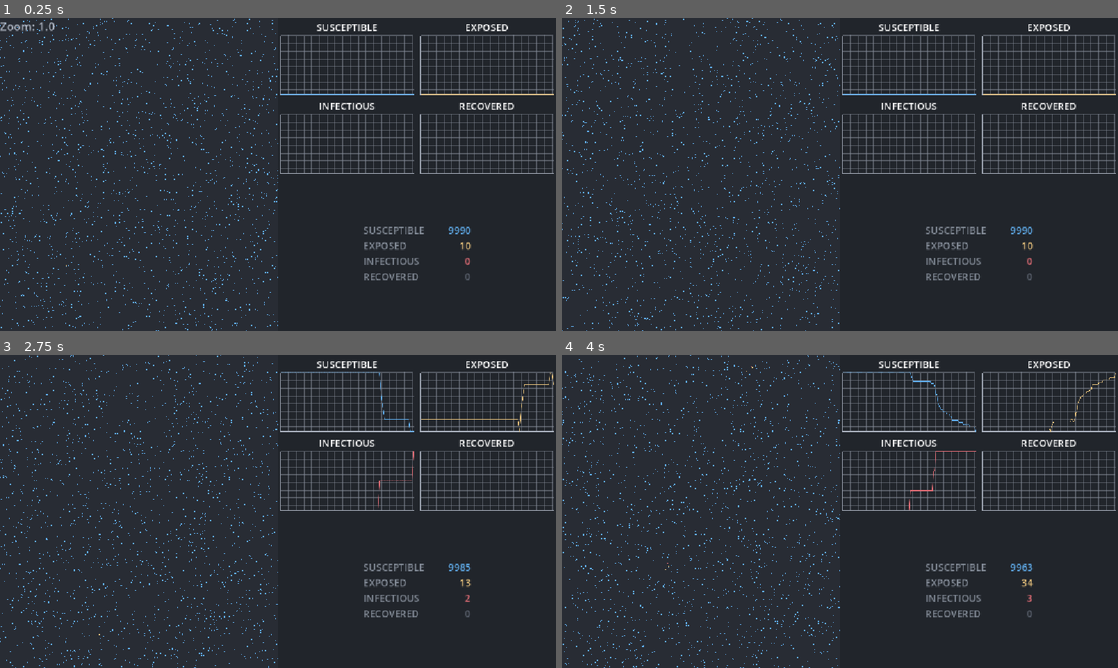
Above: before the commit, frames 1-4 (two rows, left to right).
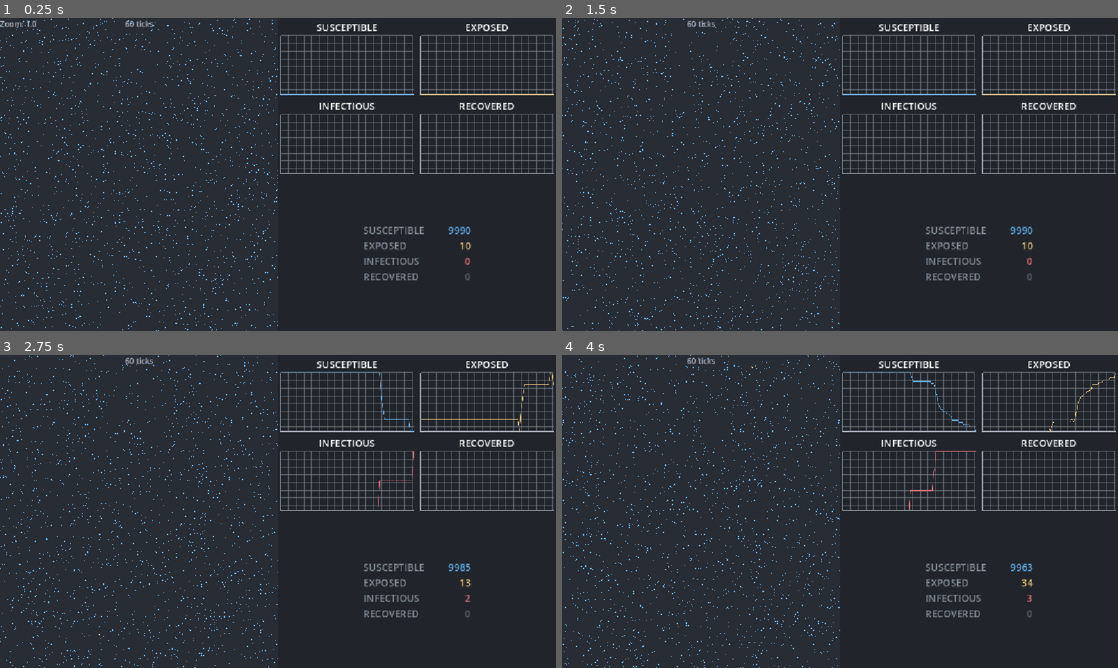
Above: after the commit, the same moments.

Repository: SinaMajdieh/pandemic-simulation
Game: Godot game, scene res://scenes/simulation_gui.tscn
Same seed, same stepped clock (60 frames per second), same inputs: the game is played once before the commit and once after it. The project has no main scene, so this scene is started directly.
Inputs (mouse positions are in pixels of both pictures, inside the frame that each line leads up to):
- Up to frame 1 (0.25 s): no input
- Up to frame 2 (1.5 s): drag from (906, 64) to (895, 105) at 0.52 s; drag from (1051, 64) to (812, 237) at 1.27 s
- Up to frame 3 (2.75 s): move the mouse to (344, 480) at 2.02 s; click (344, 480) at 2.17 s
- Up to frame 4 (4 s): drag from (1051, 480) to (673, 464) at 2.77 s; move the mouse to (1006, 558) at 3.52 s; click (1006, 558) at 3.67 s

The runs differ from the first frame. In frame 1, 0.2% of the frame differs, in the area x 0-28%, y 0-5%; in frame 2, less than 0.1%; in frame 3, less than 0.1%; in frame 4, less than 0.1%.

Commit message:
feat(simulation-core+ui+docs): add FixedStepTimer, tick label, README/License updates
Core:
- Implemented `FixedStepTimer` class to drive simulation at a
  deterministic, consistent tick rate.
- Supports pausing, variable playback speed, and forms the foundation
  for precise simulation recording/replay.

UI:
- Added tick rate label to the interface for live monitoring of
  simulation speed and consistency.

Docs:
- Expanded `README.md` with more detailed project description and
  features.
- Added `LICENSE` file using the MIT license.

This commit ensures predictable timing for the simulation loop,
provides the necessary hooks for future deterministic playback, and
improves user awareness and documentation.

Diff:
--- a/scenes/simulation.tscn
+++ b/scenes/simulation.tscn
@@ -1,6 +1,6 @@
 [gd_scene load_steps=4 format=3 uid="uid://pumx6vjvgno2"]
 
-[ext_resource type="Script" uid="uid://dny5q5r73lfbp" path="res://scripts/simulation_controller.gd" id="1_y5vwh"]
+[ext_resource type="Script" uid="uid://dny5q5r73lfbp" path="res://scripts/simulation/simulation_controller.gd" id="1_y5vwh"]
 [ext_resource type="Resource" uid="uid://cbnot6s7ufo4f" path="res://assets/configs/simulation_config.tres" id="2_ik8a0"]
 [ext_resource type="Script" uid="uid://osmewmqr43qt" path="res://scripts/plot/grid.gd" id="5_mwrr7"]
 
--- a/scenes/simulation_gui.tscn
+++ b/scenes/simulation_gui.tscn
@@ -1,11 +1,13 @@
-[gd_scene load_steps=7 format=3 uid="uid://dva3p76bui31w"]
+[gd_scene load_steps=9 format=3 uid="uid://dva3p76bui31w"]
 
 [ext_resource type="PackedScene" uid="uid://pumx6vjvgno2" path="res://scenes/simulation.tscn" id="1_axkpk"]
 [ext_resource type="Theme" uid="uid://cd86gbw8ppkb" path="res://assets/themes/one_dark.tres" id="1_wo8b0"]
 [ext_resource type="Script" uid="uid://bi45lkxsa6ojy" path="res://scripts/zoom_pan.gd" id="3_iaqyx"]
 [ext_resource type="Script" uid="uid://d2yj3o0hs2ar2" path="res://scripts/simulation_ui/zoom_label.gd" id="4_0qlcw"]
+[ext_resource type="Script" uid="uid://i5gbx180p78b" path="res://scripts/simulation/fixed_step_timer.gd" id="4_smusf"]
 [ext_resource type="Script" uid="uid://dpkgjsp6sx0cv" path="res://scripts/simulation_ui/graph.gd" id="5_bdi4y"]
 [ext_resource type="Script" uid="uid://bmmxhednxx6g" path="res://scripts/simulation_ui/state_label.gd" id="5_nxfk8"]
+[ext_resource type="Script" uid="uid://bjepwkbs0evtc" path="res://scripts/simulation_ui/tick_label.gd" id="6_yidup"]
 
 [node name="Control" type="GridContainer"]
 anchors_preset = 15
@@ -24,10 +26,11 @@
 size_flags_horizontal = 3
 size_flags_vertical = 3
 
-[node name="Simulation" parent="SimulationContainer" node_paths=PackedStringArray("ui_container", "zoom_pan") instance=ExtResource("1_axkpk")]
+[node name="Simulation" parent="SimulationContainer" node_paths=PackedStringArray("ui_container", "zoom_pan", "timer") instance=ExtResource("1_axkpk")]
 ui_container = NodePath("..")
 zoom_pan = NodePath("ZoomPan")
 radius = 0.5
+timer = NodePath("FixedStepTimer")
 
 [node name="ZoomPan" type="Node2D" parent="SimulationContainer/Simulation" node_paths=PackedStringArray("target_node")]
 script = ExtResource("3_iaqyx")
@@ -36,13 +39,17 @@
 max_zoom = 100.0
 limits_enabled = true
 
+[node name="FixedStepTimer" type="Node" parent="SimulationContainer/Simulation"]
+script = ExtResource("4_smusf")
+metadata/_custom_type_script = "uid://i5gbx180p78b"
+
 [node name="ZoomLabel" type="Label" parent="SimulationContainer" node_paths=PackedStringArray("zoom_pan")]
 layout_mode = 1
 offset_right = 77.0
 offset_bottom = 23.0
 theme = ExtResource("1_wo8b0")
 theme_type_variation = &"text_primary"
-theme_override_font_sizes/font_size = 24
+theme_override_font_sizes/font_size = 16
 text = "Zoom: 1.0"
 horizontal_alignment = 1
 vertical_alignment = 1
@@ -51,6 +58,24 @@
 duration = 0.5
 transition_type = 3
 
+[node name="TickLabel" type="Label" parent="SimulationContainer" node_paths=PackedStringArray("timer")]
+layout_mode = 1
+anchors_preset = 5
+anchor_left = 0.5
+anchor_right = 0.5
+offset_left = -38.5
+offset_right = 38.5
+offset_bottom = 20.0
+grow_horizontal = 2
+theme = ExtResource("1_wo8b0")
+theme_type_variation = &"text_primary"
+theme_override_font_sizes/font_size = 16
+text = "Simulation Tick: 60"
+horizontal_alignment = 1
+vertical_alignment = 1
+script = ExtResource("6_yidup")
+timer = NodePath("../Simulation/FixedStepTimer")
+
 [node name="Stats" type="PanelContainer" parent="."]
 layout_mode = 2
 size_flags_horizontal = 3
--- /dev/null
+++ b/scripts/simulation/fixed_step_timer.gd
@@ -0,0 +1,69 @@
+extends Node
+class_name FixedStepTimer
+## Emits a fixed-step `tick` signal for deterministic simulation updates, decoupled from Godot's frame rate.
+## Why: Ensures simulation logic runs at consistent time intervals regardless of rendering performance.
+
+signal tick(step_seconds: float)
+## Emitted once per fixed step, passing the step duration as a parameter.
+
+@export var step_seconds: float = 1.0 / 60.0
+## Length of each simulation tick in seconds — 1/60 = 60 ticks per second.
+## Why export: Allows quick tuning from the editor without code changes.
+
+@export var speed_multiplier: float = 1.0
+## Multiplies delta time before accumulation — use to speed up or slow down simulation
+## without changing `step_seconds` (e.g., for fast-forward or slow-motion).
+
+@export var paused: bool = false
+## If true, halts normal ticking until resumed — single-step still possible.
+
+var _accumulator: float = 0.0
+## Holds leftover time from frames that didn’t fill a whole tick — carried over until enough accumulates.
+## Why accumulate: Avoids temporal drift by carrying surplus time rather than discarding it.
+
+var _alpha: float = 0.0
+## Interpolation factor in range [0, 1).
+## Why store: Used by render code to interpolate between previous and current simulation states for smooth visuals.
+
+
+## Called every rendered frame with its real-world duration.
+func update(delta: float) -> void:
+	if paused:
+		return
+
+	## Scale delta by speed multiplier for fast-forward/slow-motion effects.
+	_accumulator += delta * speed_multiplier
+
+	## Use while-loop instead of if:
+	## Why: If frame delta is large (slow frame), multiple ticks may be needed to catch up
+	## in one update call — prevents simulation from lagging behind real time.
+	while _accumulator >= step_seconds:
+		tick.emit(step_seconds)     ## Fire logic update at fixed interval.
+		_accumulator -= step_seconds
+
+	## Compute fraction of next tick elapsed — used for smooth interpolation in visuals.
+	_alpha = _accumulator / step_seconds
+
+
+## Pauses or resumes ticking — useful for debugging or manual control.
+func set_paused(paused_: bool = true) -> void:
+
+	paused = paused_
+
+
+## Adjusts playback speed without disturbing tick length.
+func set_speed(speed_multiplier_: float = 1.0) -> void:
+	speed_multiplier = speed_multiplier_
+
+
+## Fires exactly one tick while paused — allows advancing the simulation manually frame-by-frame.
+func single_step() -> void:
+
+	if paused:
+		tick.emit(step_seconds)
+
+
+## Returns interpolation factor so render systems can blend between last and next state.
+func get_alpha() -> float:
+
+	return _alpha
--- a/scripts/simulation_controller.gd
+++ b/scripts/simulation/simulation_controller.gd
@@ -30,6 +30,8 @@
 var agent_renderer: AgentRenderer
 ## Draws agents using MultiMesh for efficient mass rendering.
 
+@export var timer: FixedStepTimer
+
 func _ready() -> void:
 	## randomized() ensures initial positions/directions differ — prevents uniform/unnatural spread at start.
 	randomize()
@@ -52,6 +54,7 @@
 	)
 
 	## Build core handlers — injecting config so both subsystems share identical parameters.
+	timer.tick.connect(_on_simulation_tick)
 	agent_manager = AgentManager.new(simulation_config)
 	agent_renderer = AgentRenderer.new(radius, segments, simulation_config.agent_count)
 	add_child(agent_renderer)
@@ -72,5 +75,8 @@
 func _process(delta: float) -> void:
 	## Advance simulation logic before visual update
 	## — preserves temporal sync so visuals never “lag” behind simulation state.
-	agent_manager.advance(delta)
+	timer.update(delta)
+
+func _on_simulation_tick(step: float) -> void:
+	agent_manager.advance(step)
 	agent_renderer.update_from_manager(agent_manager)
--- /dev/null
+++ b/scripts/simulation_ui/tick_label.gd
@@ -0,0 +1,20 @@
+extends Label
+## Displays the current simulation tick rate from a FixedStepTimer.
+
+@export var timer: FixedStepTimer
+## FixedStepTimer reference — set in editor.
+
+var previous_step: float
+## Stores last step size to avoid unnecessary text updates.
+
+func _ready() -> void:
+	## Connect to the timer's tick signal so updates happen only on simulation ticks.
+	timer.tick.connect(_on_simulation_tick)
+
+func _on_simulation_tick(step: float) -> void:
+	## Updates label if tick size changes — converts step length to ticks/second.
+	if is_equal_approx(step, previous_step):
+		return
+	var tick_rate: int = int(1.0 / step)
+	text = "%d ticks" % tick_rate
+	previous_step = step
Not shown, added: LICENSE
Not shown, changed: README.md
